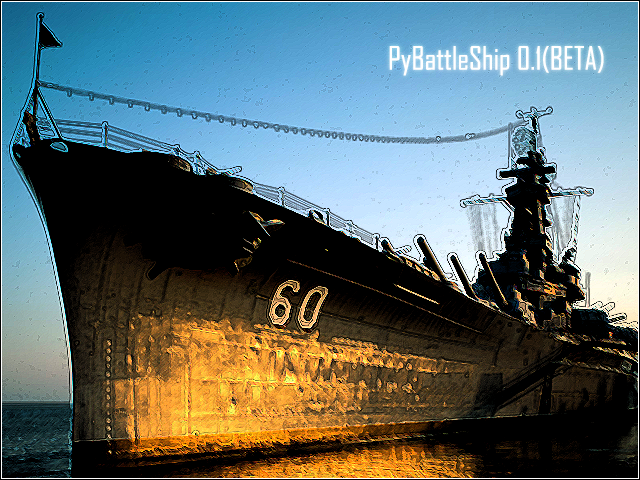
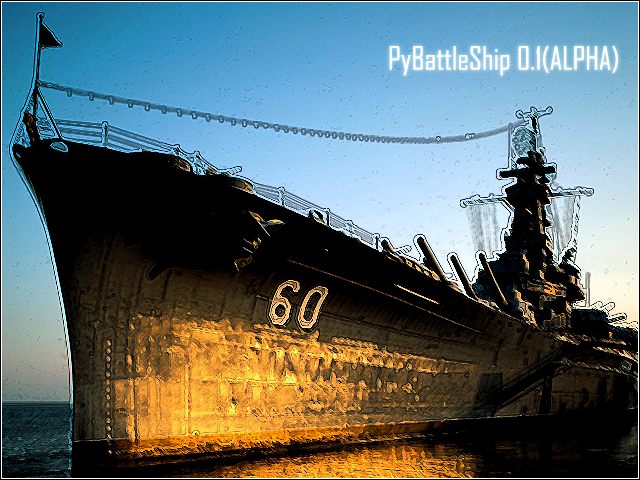
Layer changes from the first 640 × 480 image to the second:
renamed "PyBattleShip 0.1(BETA) copy" to "PyBattleShip 0.1(ALPHA) copy", painted on it over [547,42,622,76]
renamed "PyBattleShip 0.1(BETA)" to "PyBattleShip 0.1(ALPHA)", painted on it over [547,46,618,76]
